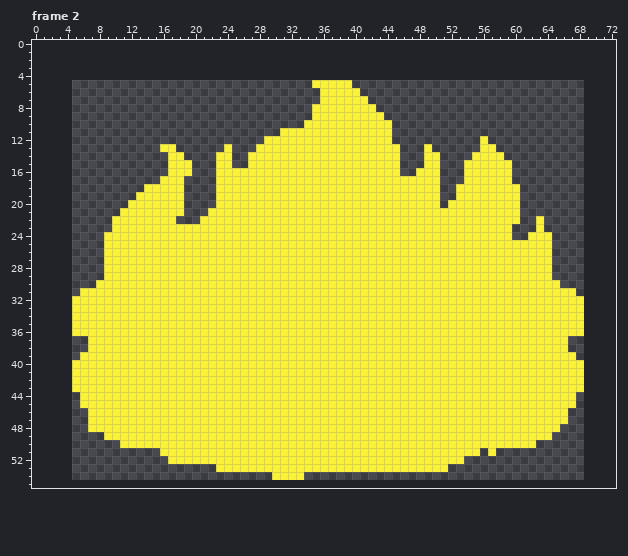
A pixel-art file gets an edit: assets_src/image/furnace.aseprite. The picture above was drawn from the file before the commit.
64x50 pixels, 5 frames. Shown: frame 2. The old version is drawn lined up with the new one, on the new canvas. The commit also changed other frames, which this record leaves out.
New version:
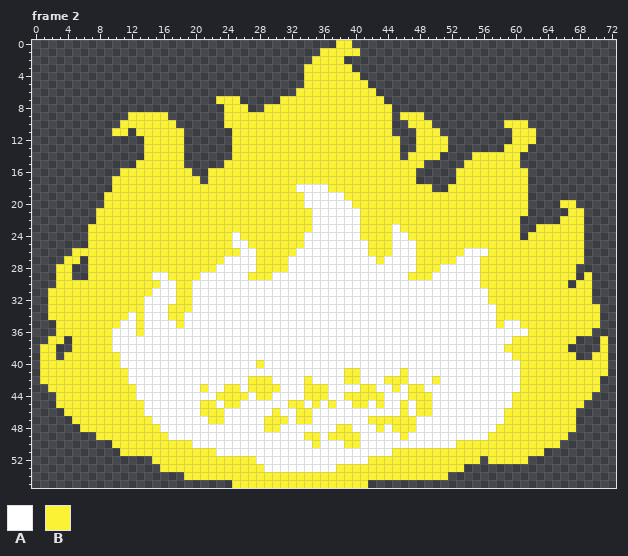
Palette (. is transparent): A #ffffff  B #fbf236
Log entry: polished furnace fire
The edit:
canvas 64x50 -> 73x56, the old top-left corner now at 5,5
Changed rows in their new state; - is an unchanged pixel.
Frame 2:
first column x 1:
 0 -------------------------------------BB--------------------------------
 1 -----------------------------------BBBBB-------------------------------
 2 ----------------------------------BBBB---------------------------------
 3 ---------------------------------BBBBBB--------------------------------
 4 ---------------------------------BBBBBBB-------------------------------
 5 ---------------------------------B-----BB------------------------------
 6 --------------------------------BBB-----BB-----------------------------
 7 ----------------------BBB-----BBBBB------BB----------------------------
 8 -----------------------BBB--BBBBBB--------BB---------------------------
 9 -----------BBBBB-------BBBBBBBBBBB---------B-BBB-----------------------
10 ----------BBBBBBB------BBBBBBBBBB-------------BBB---------BBB----------
11 ---------BB-BBBBBB------BBBBBB-----------------BBB---------BBB---------
12 -------------BBBBB------BBBB----------------B--BBBB----.---BBB---------
13 -------------BB--B-----.BBB--------------------B-BB----..-BBB----------
14 -------------BBB------..BB--------------------BB----------BB-----------
15 ------------BBBB--.---.-BB-------------------BBB..---------B-----------
16 ----------BBBBBB-----B-----------------------BB...--B------BB----------
17 ---------BBBBBB---BB-B-------------------------...--B------BB----------
18 ---------BBBB-----BBBB----------AAAA-------------.-B--------B----------
19 --------BBBB------BBBB-----------AAAAA------------BB--------B----------
20 --------BBB-------BBBB-----------AAAAAA-----------B---------B----BB----
21 -------BBB--------BBB-------------AAAAAA--------------------B-----BB---
22 -------BB--------BBB--------------AAAAAA----------------------.--BBB---
23 ------BBB-------------------------AAAAAA----A--------------B---BBBBB---
24 ------BB----------------A--------AAAAAAA----AA-------------B----BBBB---
25 ------BB----------------AA-------AAAAAAAA---AAA-----------------BBBB---
26 ----BBBB-----------------AA-----AAAAAAAAA---AAA------AAA--------BBBB---
27 ---BB-BB---------------AAAA----AAAAAAAAAAA-AAAA-----AAA---------BBBB---
28 --BB--BB--------------AAAAA----AAAAAAAAAAAAAAAA---AAAAA---------BBB----
29 --BB--BB------AA----AAAAAA---AAAAAAAAAAAAAAAAA---AAAAAA---------BBB-B--
30 --BBBBB--------AA--AAAAAAAAAAAAAAAAAAAAAAAAAAAAAAAAAAAA----------B-BB--
31 -BBBB---------AAA--AAAAAAAAAAAAAAAAAAAAAAAAAAAAAAAAAAAAA-----------BB--
32 -BBB---------AAAA--AAAAAAAAAAAAAAAAAAAAAAAAAAAAAAAAAAAAA------------B--
33 -BBB---------AAA---AAAAAAAAAAAAAAAAAAAAAAAAAAAAAAAAAAAAAA-----------BB-
34 -BBB-------A-AAA--AAAAAAAAAAAAAAAAAAAAAAAAAAAAAAAAAAAAAAA-----------BB-
35 --BB------AA-AAAA-AAAAAAAAAAAAAAAAAAAAAAAAAAAAAAAAAAAAAAA-AA--------BB-
36 --BB-----AAA-AAAAAAAAAAAAAAAAAAAAAAAAAAAAAAAAAAAAAAAAAAAAAAAA-------B--
37 -BB-BB---AAAAAAAAAAAAAAAAAAAAAAAAAAAAAAAAAAAAAAAAAAAAAAAAAA-------B---B
38 BB--BB---AAAAAAAAAAAAAAAAAAAAAAAAAAAAAAAAAAAAAAAAAAAAAAAAA------------B
39 BB-BB-----AAAAAAAAAAAAAAAAAAAAAAAAAAAAAAAAAAAAAAAAAAAAAAAAA----------BB
40 BBBB------AAAAAAAAAAAAAAAAA-AAAAAAAAAAAAAAAAAAAAAAAAAAAAAAAA--------BBB
41 BBBB-------AAAAAAAAAAAAAAAAAAAAAAAAAAA--AAAAA-AAAAAAAAAAAAAA--------BBB
42 BBBB-------AAAAAAAAAAAAAAA---AAAA-AAAA--AAA---AAA-AAAAAAAAAA--------BB-
43 -BBB--------AAAAAAAA-AA--A----AAA---AAAA--AA-A--AAAAAAAAAAAA--------BB-
44 --BBB-------AAAAAAAAAA----A--AAAA---AA-----AAA---AAAAAAAAAA--------BB--
45 --BBB--------AAAAAAA--A--AAAAAA--A-A-AA--A-AA-A--AAAAAAAAAA--------B---
46 ---BBB-------AAAAAAA---AAAAAA-AA--AAAAAAAAAAA-A--AAAAAAAAA--------B----
47 ----BB--------AAAAAAA--AAAAA---A--AAAAAAA------AAAAAAAAAAA--------B----
48 -----B---------AAAAAAAAAAAAA--AAAAAAA--AAA-A---AAAAAAAAAA--------BB----
49 -------B--------AAAAAAAAAAAAAAAAA--A----AAAAA-AAAAAAAAAA--------BB-----
50 ---------B---------AAAAAAAAAAAAAAA-AAA--AAAAAAAAAAAA----------BBB------
51 ----------BBBBB-------AAAAAAAAAAAAAAAAAAAAAA-----------B-BBBBBB--------
52 --------------BB-----------AAAAAAAAAAAAAA------------BB-BBBBB----------
53 ---------------BBBBBBB------AAAAAAAAA--------------BB------------------
54 ------------------BBBBBBBBBBB----BBBBBBBBBBBBBBBBBB--------------------
55 ------------------------BBBBBBBBBBBBBBBBB------------------------------
